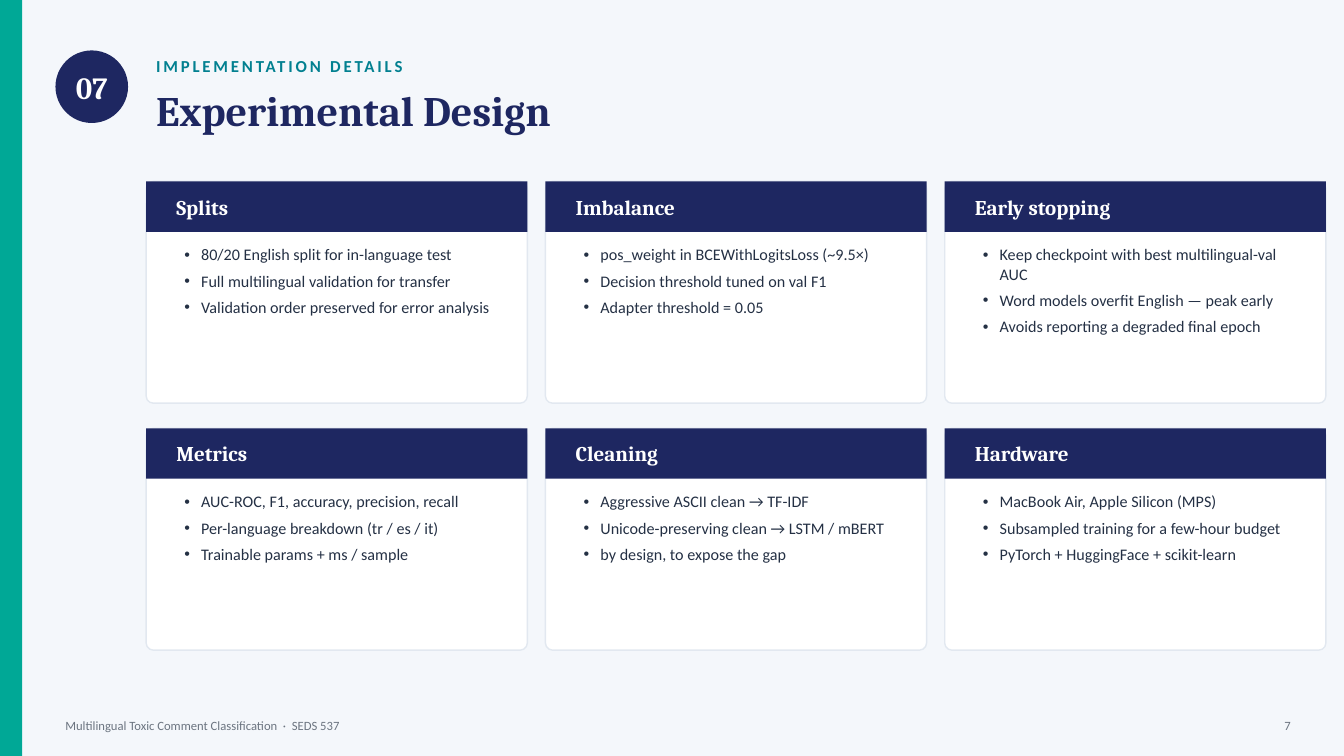
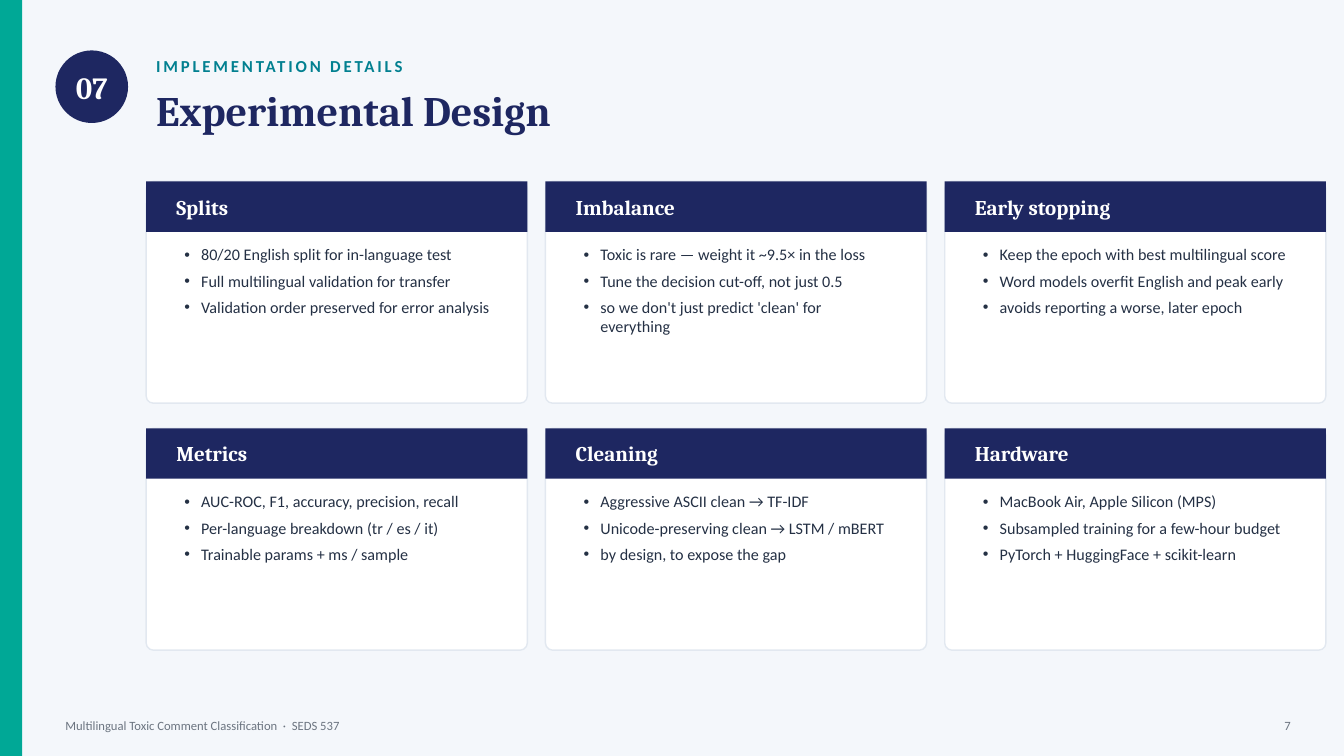
Before and after one commit to yasntrk/multilingual-toxic-comment-classification, a slide deck: slide 8 of presentation/Multilingual_Toxic_Classification.pptx. Drawn at 1344x756 pixels with LibreOffice and Linux fonts; fonts in the diff are those of the drawing. Boxes give left, top, right and bottom in pixels: in the first picture for what was removed or moved away, otherwise in the second. Text is boxed around its words. In the diff, an @@ line names an element or a change of style, - is before the commit and + after.

Commit message:
Add interactive demo for toxicity classification and update README

```diff
--- a/presentation/Multilingual_Toxic_Classification.pptx
+++ b/presentation/Multilingual_Toxic_Classification.pptx
@@ text at [600,248,865,335]: text changed @@
-• pos_weight in BCEWithLogitsLoss (~9.5×)
-• Decision threshold tuned on val F1
-• Adapter threshold = 0.05
+• Toxic is rare — weight it ~9.5× in the loss
+• Tune the decision cut-off, not just 0.5
+• so we don't just predict 'clean' for everything
@@ text at [1000,248,1286,316]: text changed @@
-• Keep checkpoint with best multilingual-val AUC
-• Word models overfit English — peak early
-• Avoids reporting a degraded final epoch
+• Keep the epoch with best multilingual score
+• Word models overfit English and peak early
+• avoids reporting a worse, later epoch
```
Also in this commit, not shown: 4 other slides changed, 4 slides added, 2 slides removed, 4 other files.
